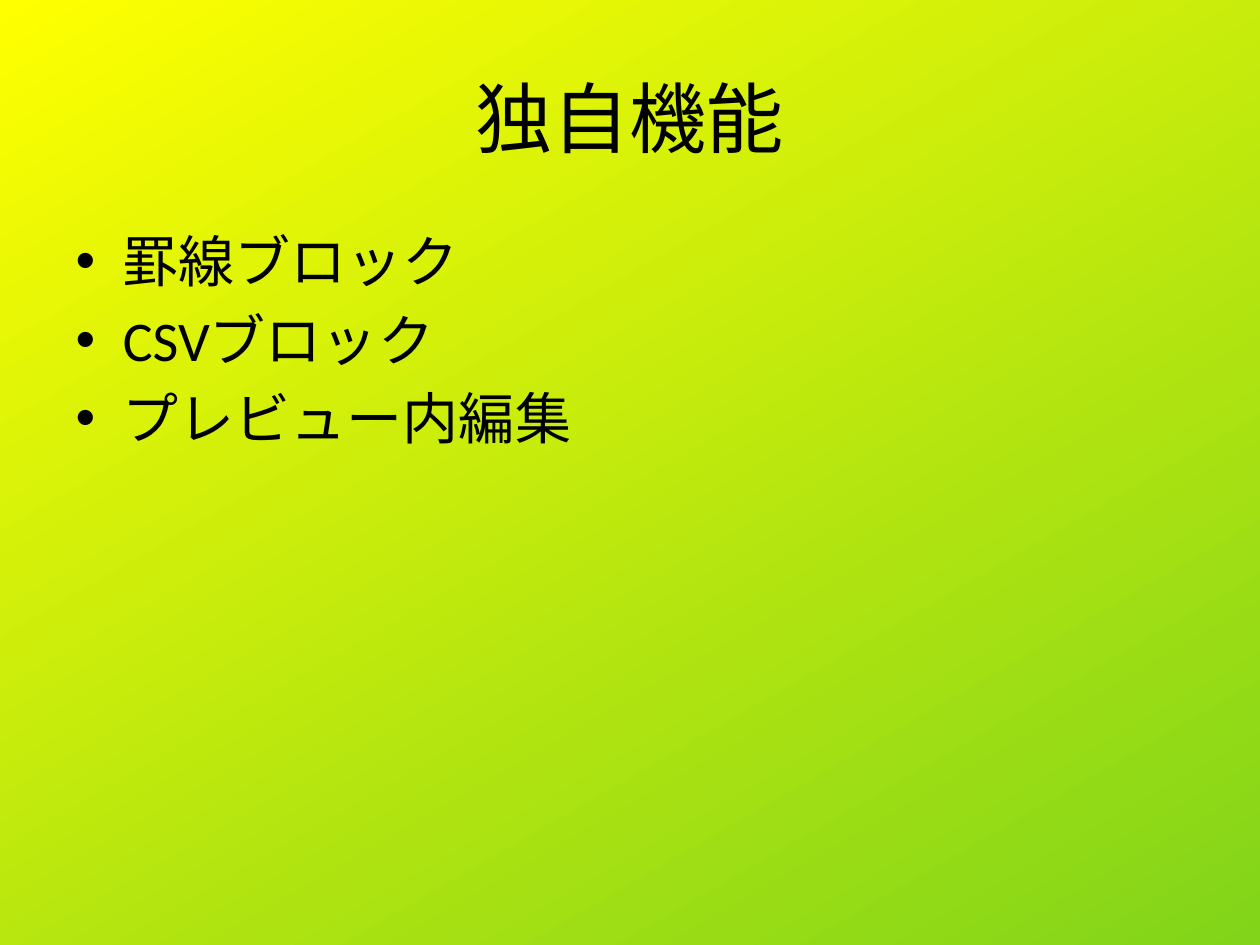
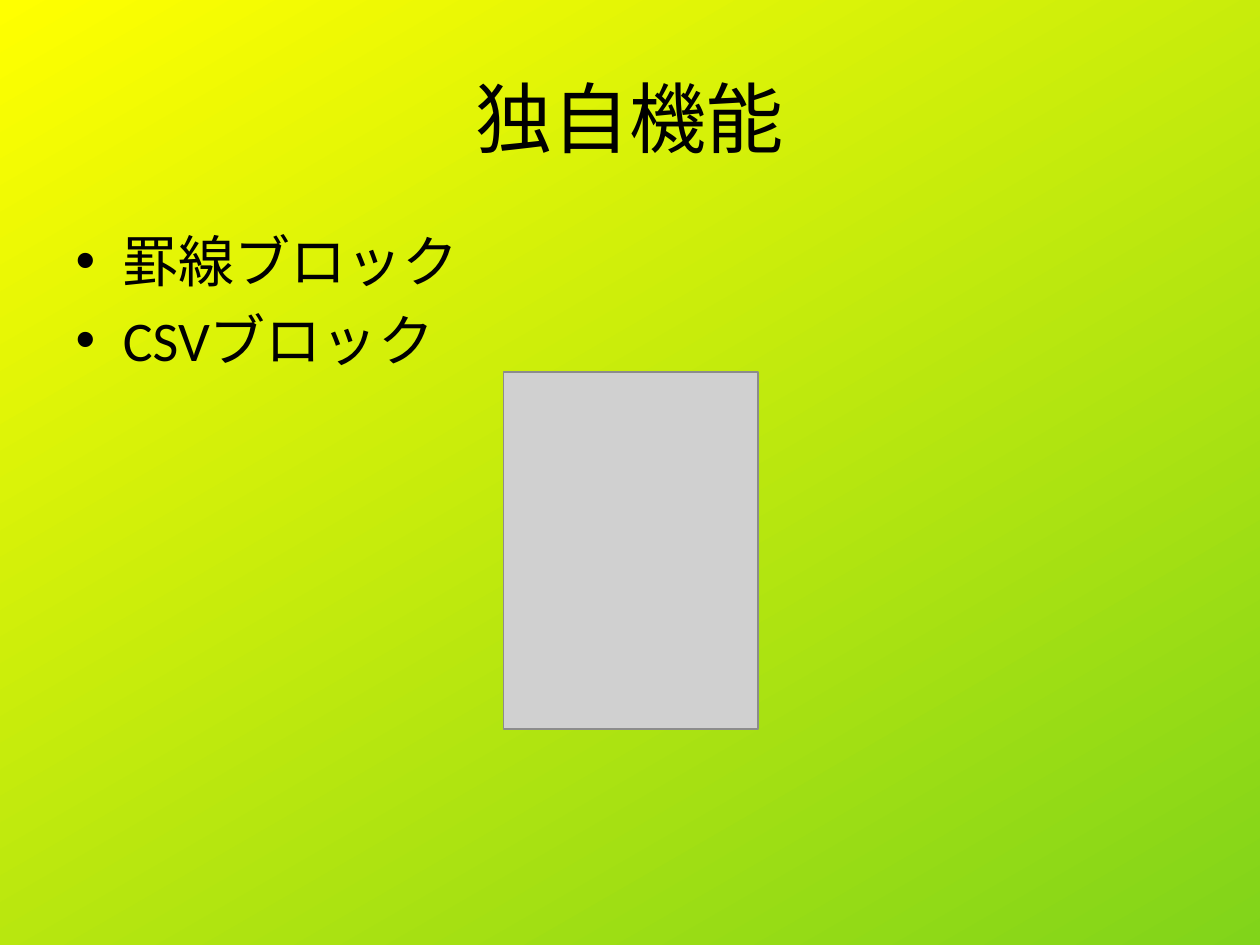
Before and after one commit to shigmas/viMarkdown, a slide deck: slide 8 of tech/ja/LT20260514/viMarkdown_LT.odp (slide 6 before the commit). Drawn at 1260x945 pixels with LibreOffice and Linux fonts; fonts in the diff are those of the drawing; grey boxes stand for pictures. Boxes give left, top, right and bottom in pixels: in the first picture for what was removed or moved away, otherwise in the second. Text is boxed around its words. In the diff, an @@ line names an element or a change of style, - is before the commit and + after.

```diff
--- a/tech/ja/LT20260514/viMarkdown_LT.odp
+++ b/tech/ja/LT20260514/viMarkdown_LT.odp
@@ picture added at (x1=504, y1=372, x2=759, y2=728) @@
@@ text at (x1=123, y1=392, x2=571, y2=444): paragraph removed @@
-• プレビュー内編集
```
Also in this commit, not shown: 4 other slides changed, 3 slides added, 3 other files.
